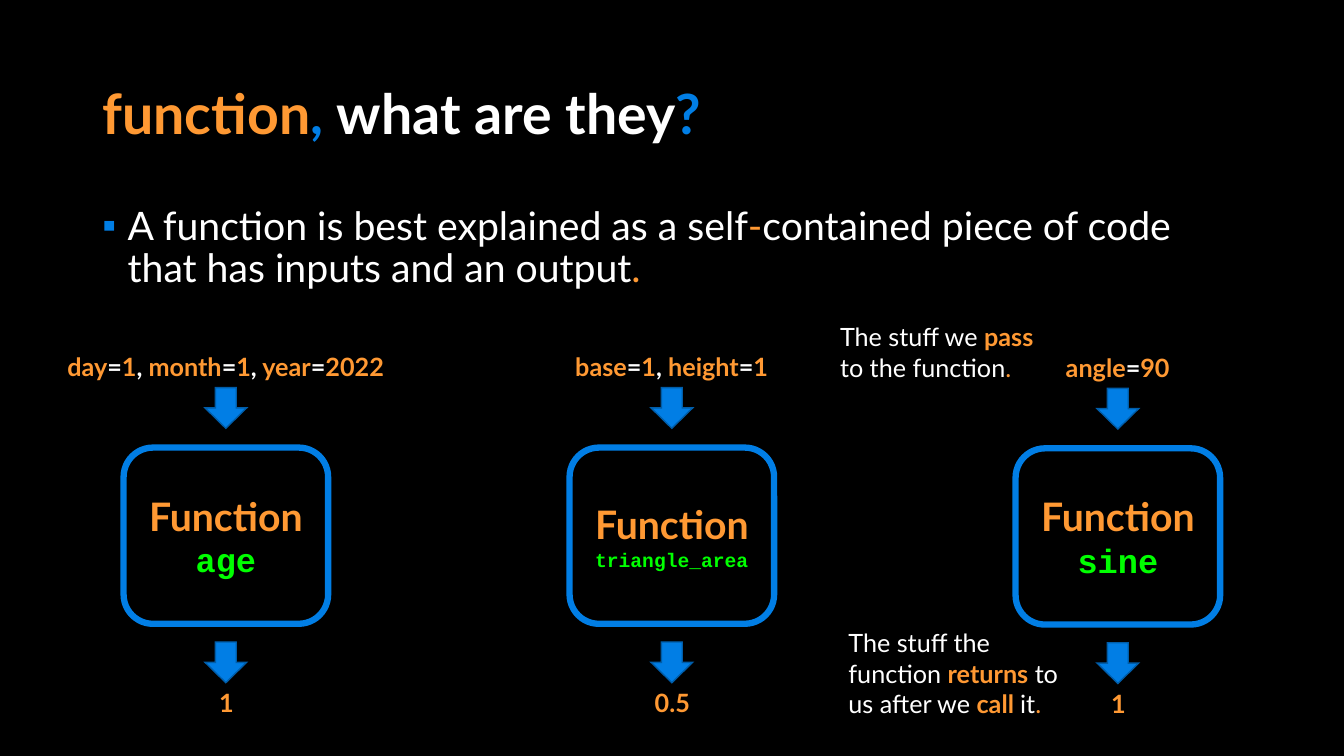
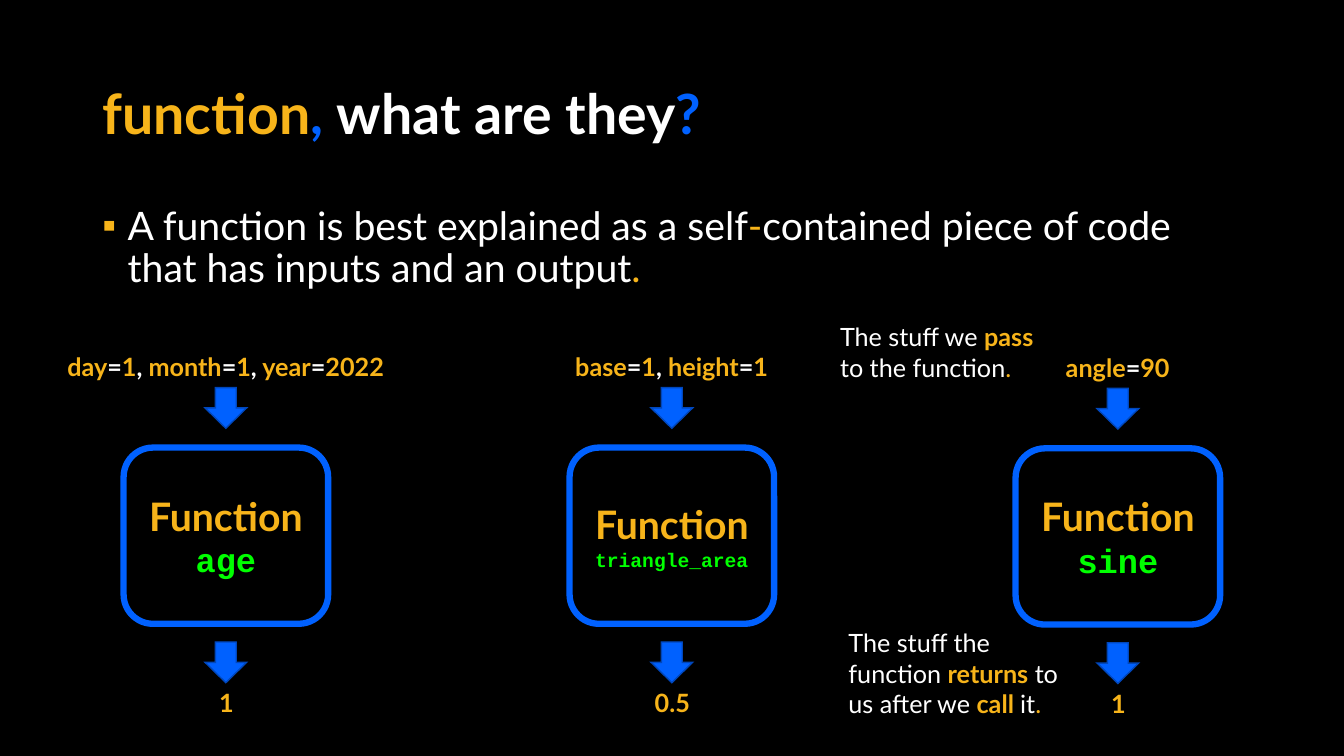
Before and after one commit to APS106/APS106-winter-2024-kinsella-goodfellow, a slide deck: slide 4 of lectures/week4/lecture1/slides/week4_lecture1.pptx. Drawn at 1344x756 pixels with LibreOffice and Linux fonts; fonts in the diff are those of the drawing; background and template pictures are left out. Boxes give left, top, right and bottom in pixels: in the first picture for what was removed or moved away, otherwise in the second. Text is boxed around its words. In the diff, an @@ line names an element or a change of style, - is before the commit and + after.

```diff
--- a/lectures/week4/lecture1/slides/week4_lecture1.pptx
+++ b/lectures/week4/lecture1/slides/week4_lecture1.pptx
@@ title "function, what are they?" at <box>102,92,700,144</box>: text colour #FF9933 to #F7B41A in "function,"; text colour #017EE5 to #0061FF in "function, they?" @@
@@ text "A function is best explained ..." at <box>128,211,1171,289</box>: text colour #FF9933 to #F7B41A in "self-contained output."; bullet colour #007EE5 to #F7B41A @@
@@ text "The stuff we pass to ..." at <box>840,327,1033,378</box>: text colour #FF9933 to #F7B41A in "pass function." @@
@@ text "day=1, month=1, year=2022" at <box>67,357,384,380</box>: text colour #FF9933 to #F7B41A in "day=1, month=1, year=2022" @@
@@ text "base=1, height=1" at <box>575,357,768,380</box>: text colour #FF9933 to #F7B41A in "base=1, height=1" @@
@@ text "angle=90" at <box>1066,358,1170,381</box>: text colour #FF9933 to #F7B41A in "angle=90" @@
@@ fill #017EE5 to #0061FF; outline #015DA9 1 pt to #0048BD 1 pt in 6 elements at <box>205,642,246,683</box>, <box>205,388,246,429</box>, <box>651,642,693,683</box>, <box>651,388,693,429</box>, <box>1097,643,1138,684</box>, <box>1097,388,1138,429</box> @@
@@ outline #017EE5 4.5 pt to #0061FF 4.5 pt in 3 elements at <box>124,448,329,624</box>, <box>570,448,774,624</box>, <box>1016,449,1221,625</box> @@
@@ text in rounded rectangle at <box>149,502,303,532</box>: text colour #FF9933 to #F7B41A in "Function" @@
@@ text in rounded rectangle at <box>1041,502,1195,532</box>: text colour #FF9933 to #F7B41A in "Function" @@
@@ text in rounded rectangle at <box>595,510,749,540</box>: text colour #FF9933 to #F7B41A in "Function" @@
@@ text "The stuff the function returns ..." at <box>848,633,1058,714</box>: text colour #FF9933 to #F7B41A in "returns call it." @@
@@ text colour #FF9933 to #F7B41A in 3 elements at <box>219,693,234,712</box>, <box>655,693,690,713</box>, <box>1111,694,1126,713</box> @@
```
Also in this commit, not shown: 77 other slides changed, 4 other files.
